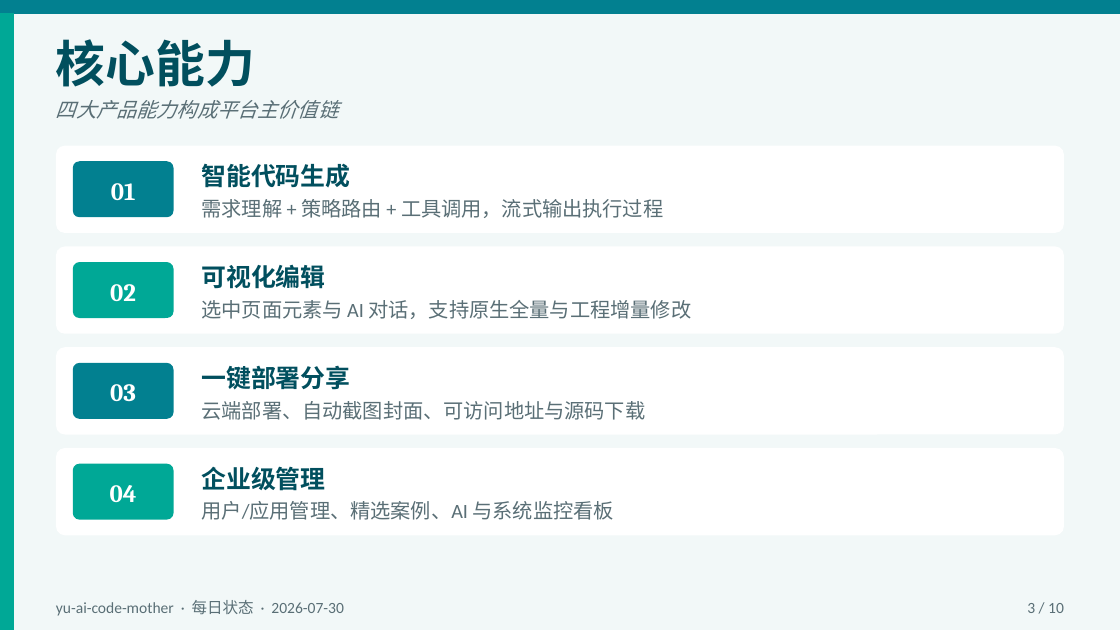
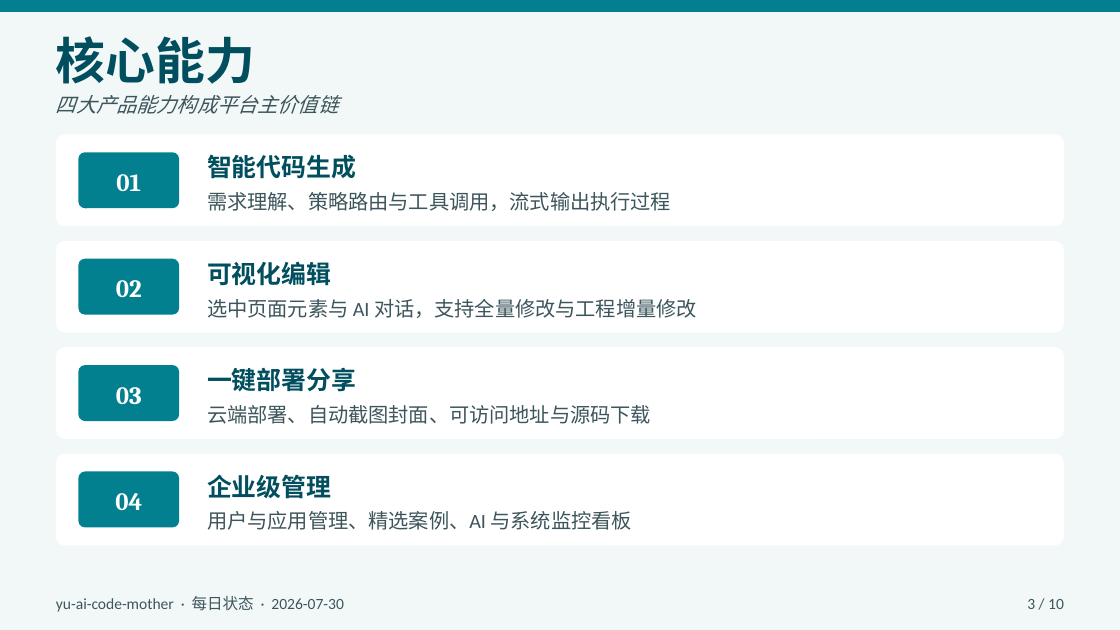
Before and after one commit to liyupi/yu-ai-code-mother, a slide deck: slide 3 of docs/reports/project-status-2026-07-30.pptx. Drawn at 1120x630 pixels with LibreOffice and Linux fonts; fonts in the diff are those of the drawing. Boxes give left, top, right and bottom in pixels: in the first picture for what was removed or moved away, otherwise in the second. Text is boxed around its words. In the diff, an @@ line names an element or a change of style, - is before the commit and + after.

```diff
--- a/docs/reports/project-status-2026-07-30.pptx
+++ b/docs/reports/project-status-2026-07-30.pptx
@@ rectangle removed at [0,13,13,629] @@
@@ proportions changed in 4 elements at [56,347,1064,439], [56,241,1064,333], [56,454,1064,545], [56,134,1064,226] @@
@@ rounded rectangle: place and size @@
-rounded rectangle at [56,146,1064,233]
+rounded rectangle at [56,134,1064,226]
@@ text "01": place and size @@
-text "01" at [111,183,136,200]
+text "01" at [116,174,141,191]
@@ rounded rectangle: place and size @@
-rounded rectangle at [73,161,174,217]
+rounded rectangle at [78,152,179,208]
@@ text "智能代码生成": place and size @@
-text "智能代码生成" at [202,163,351,188]
+text "智能代码生成" at [207,154,356,179]
@@ text at [207,192,671,211]: text changed; text colour #5A6F76 to #3D555C @@
-需求理解 + 策略路由 + 工具调用，流式输出执行过程
+需求理解、策略路由与工具调用，流式输出执行过程
@@ rounded rectangle: place and size @@
-rounded rectangle at [56,246,1064,334]
+rounded rectangle at [56,241,1064,333]
@@ text "02": place and size @@
-text "02" at [110,284,136,301]
+text "02" at [116,280,142,297]
@@ rounded rectangle: place and size @@
-rounded rectangle at [73,262,174,318]
+rounded rectangle at [78,259,179,315]
@@ rounded rectangle at [78,259,179,315]: fill #00A896 to #028090 @@
@@ text "可视化编辑": place and size @@
-text "可视化编辑" at [202,264,326,289]
+text "可视化编辑" at [207,261,331,286]
@@ text at [207,299,697,318]: text changed; text colour #5A6F76 to #3D555C @@
-选中页面元素与 AI 对话，支持原生全量与工程增量修改
+选中页面元素与 AI 对话，支持全量修改与工程增量修改
@@ rounded rectangle: place and size @@
-rounded rectangle at [56,347,1064,435]
+rounded rectangle at [56,347,1064,439]
@@ text "03": place and size @@
-text "03" at [110,384,136,401]
+text "03" at [116,387,142,405]
@@ rounded rectangle: place and size @@
-rounded rectangle at [73,363,174,419]
+rounded rectangle at [78,365,179,421]
@@ text "一键部署分享": place and size @@
-text "一键部署分享" at [202,365,351,390]
+text "一键部署分享" at [207,367,356,392]
@@ text colour #5A6F76 to #3D555C in 4 elements at [56,596,343,612], [1027,599,1064,609], [56,95,338,114], [207,405,651,424] @@
@@ rounded rectangle: place and size @@
-rounded rectangle at [56,448,1064,535]
+rounded rectangle at [56,454,1064,545]
@@ text "04": place and size @@
-text "04" at [110,485,137,502]
+text "04" at [115,493,142,510]
@@ rounded rectangle: place and size @@
-rounded rectangle at [73,464,174,520]
+rounded rectangle at [78,472,179,528]
@@ rounded rectangle at [78,472,179,528]: fill #00A896 to #028090 @@
@@ text "企业级管理": place and size @@
-text "企业级管理" at [202,466,326,491]
+text "企业级管理" at [207,474,331,499]
@@ text at [207,511,632,530]: text changed; text colour #5A6F76 to #3D555C @@
-用户/应用管理、精选案例、AI 与系统监控看板
+用户与应用管理、精选案例、AI 与系统监控看板
```
Also in this commit, not shown: 9 other slides changed.
